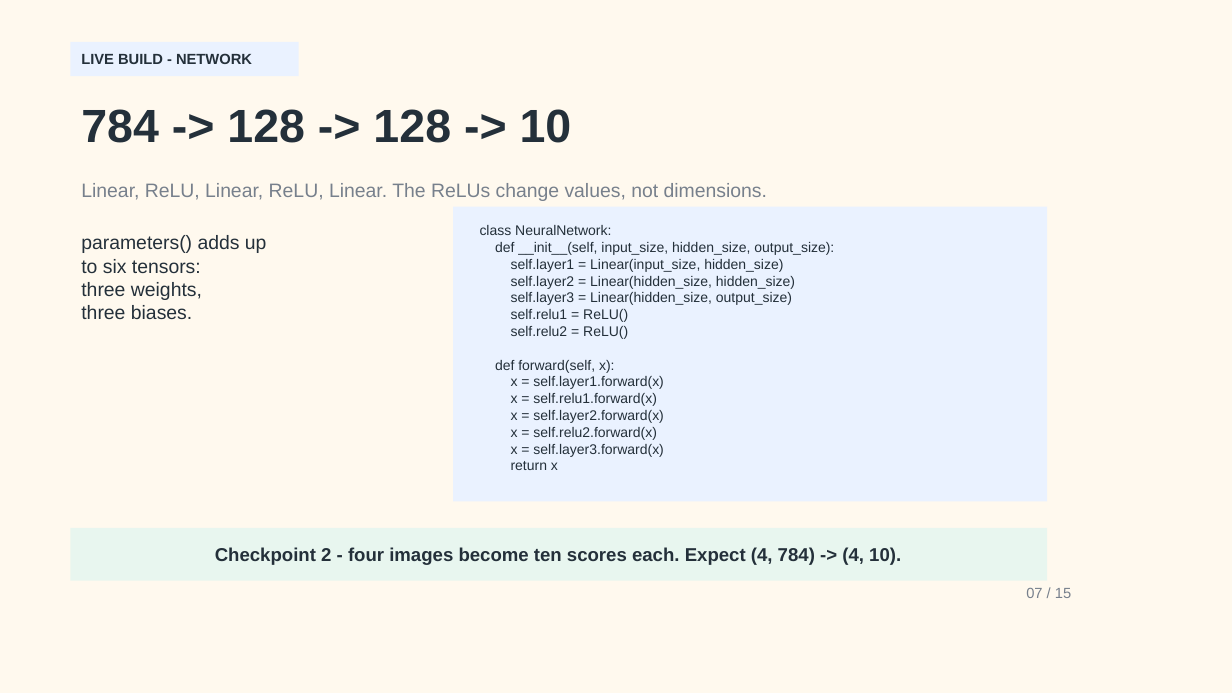
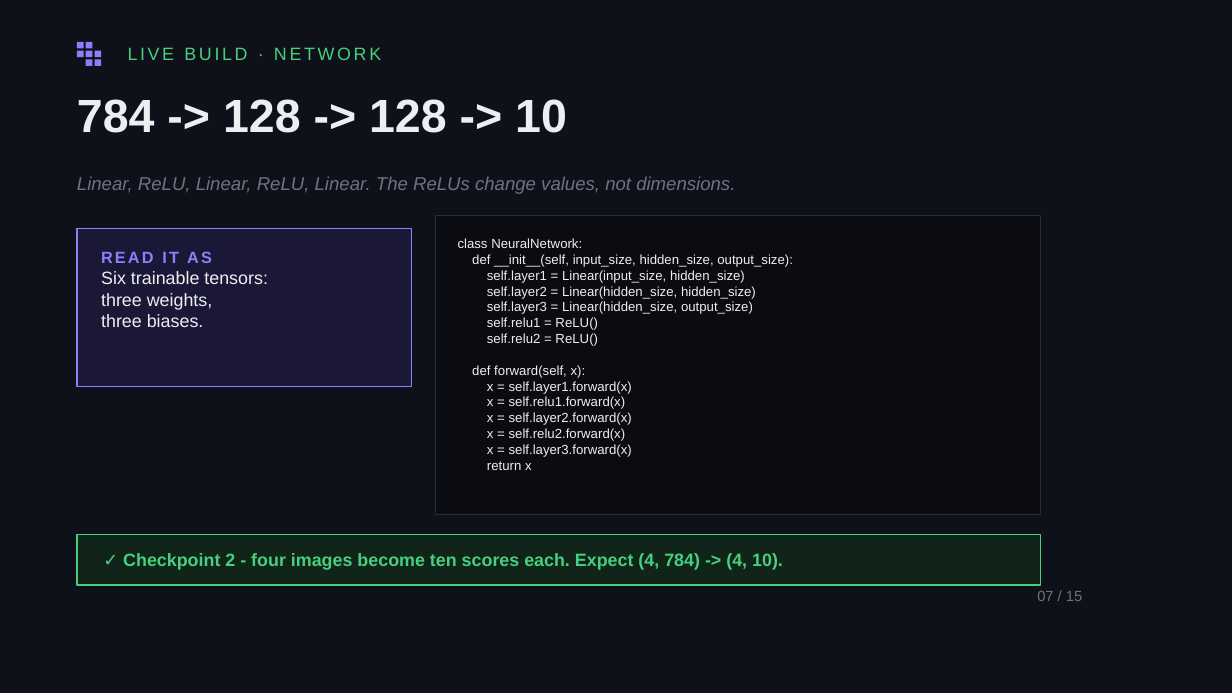
Before and after one commit to uh-pcs/Workshop3, a slide deck: slide 7 of slides/pcs-workshop-intro.pptx. Drawn at 1232x693 pixels with LibreOffice and Linux fonts; fonts in the diff are those of the drawing. Boxes give left, top, right and bottom in pixels: in the first picture for what was removed or moved away, otherwise in the second. Text is boxed around its words. In the diff, an @@ line names an element or a change of style, - is before the commit and + after.

```diff
--- a/slides/pcs-workshop-intro.pptx
+++ b/slides/pcs-workshop-intro.pptx
@@ background #FFF9EE to #0E1119 @@
@@ rectangle removed at [70, 41, 298, 76] @@
@@ rectangle added at [77, 41, 84, 48], fill #8B80F9 @@
@@ rectangle added at [77, 50, 84, 57], fill #8B80F9 @@
@@ rectangle added at [86, 41, 93, 48], fill #8B80F9 @@
@@ rectangle added at [86, 50, 93, 57], fill #8B80F9 @@
@@ rectangle added at [86, 59, 93, 66], fill #8B80F9 @@
@@ rectangle added at [95, 50, 102, 57], fill #8B80F9 @@
@@ rectangle added at [95, 59, 102, 66], fill #8B80F9 @@
@@ text at [128, 47, 381, 60]: text changed; size 9.5 to 11.5 pt; text colour #24303A to #46D07E; bold off @@
-LIVE BUILD - NETWORK
+LIVE BUILD · NETWORK
@@ text "784 -> 128 -> 128 ...": place and size @@
-text "784 -> 128 -> 128 ..." at [81, 109, 572, 143]
+text "784 -> 128 -> 128 ..." at [77, 99, 567, 133]
@@ text "784 -> 128 -> 128 ..." at [77, 99, 567, 133]: text colour #24303A to #ECEEF2 @@
@@ text "Linear, ReLU, Linear, ReLU, Linear. ...": place and size @@
-text "Linear, ReLU, Linear, ReLU, Linear. ..." at [81, 183, 767, 201]
+text "Linear, ReLU, Linear, ReLU, Linear. ..." at [77, 176, 735, 194]
@@ text "Linear, ReLU, Linear, ReLU, Linear. ..." at [77, 176, 735, 194]: size 12.5 to 12 pt, text colour #77808C to #6B7480, italic on @@
@@ rectangle added at [77, 229, 411, 387], fill #1A1836, outline #8B80F9 0.85 pt @@
@@ rectangle: place and size @@
-rectangle at [454, 207, 1048, 502]
+rectangle at [436, 216, 1041, 515]
@@ rectangle at [436, 216, 1041, 515]: fill #EAF2FF to #0A0C12; outline none to #272C38 0.74 pt @@
@@ text "class NeuralNetwork:": place and size @@
-text "class NeuralNetwork:" at [480, 225, 834, 470]
+text "class NeuralNetwork:" at [458, 238, 793, 470]
@@ text "class NeuralNetwork:" at [458, 238, 793, 470]: size 9 to 8.5 pt, text colour #24303A to #ECEEF2 @@
@@ text at [101, 251, 268, 284]: text changed; size 12.5 to 11.5 pt; text colour #24303A to #ECEEF2 @@
-parameters() adds up
-to six tensors:
+READ IT AS
+Six trainable tensors:
@@ text "READ IT AS": place and size @@
-text "READ IT AS" at [81, 235, 267, 319]
+text "READ IT AS" at [101, 251, 268, 327]
@@ text at [101, 293, 213, 327]: size 12.5 to 11.5 pt, text colour #24303A to #ECEEF2 in "three weights,", "three biases." @@
@@ rectangle: place and size @@
-rectangle at [70, 528, 1048, 580]
+rectangle at [77, 534, 1041, 585]
@@ rectangle at [77, 534, 1041, 585]: fill #E8F6EF to #10241A; outline none to #46D07E 0.79 pt @@
@@ text at [123, 553, 783, 570]: text changed; size 12 to 11.5 pt; text colour #24303A to #46D07E @@
-Checkpoint 2 - four images become ten scores each. Expect (4, 784) -> (4, 10).
+✓ Checkpoint 2 - four images become ten scores each. Expect (4, 784) -> (4, 10).
@@ text "07 / 15": place and size @@
-text "07 / 15" at [1026, 588, 1071, 598]
+text "07 / 15" at [1037, 591, 1082, 601]
@@ text "07 / 15" at [1037, 591, 1082, 601]: text colour #77808C to #6B7480 @@
```
Also in this commit, not shown: 14 other slides changed, 3 other files.
